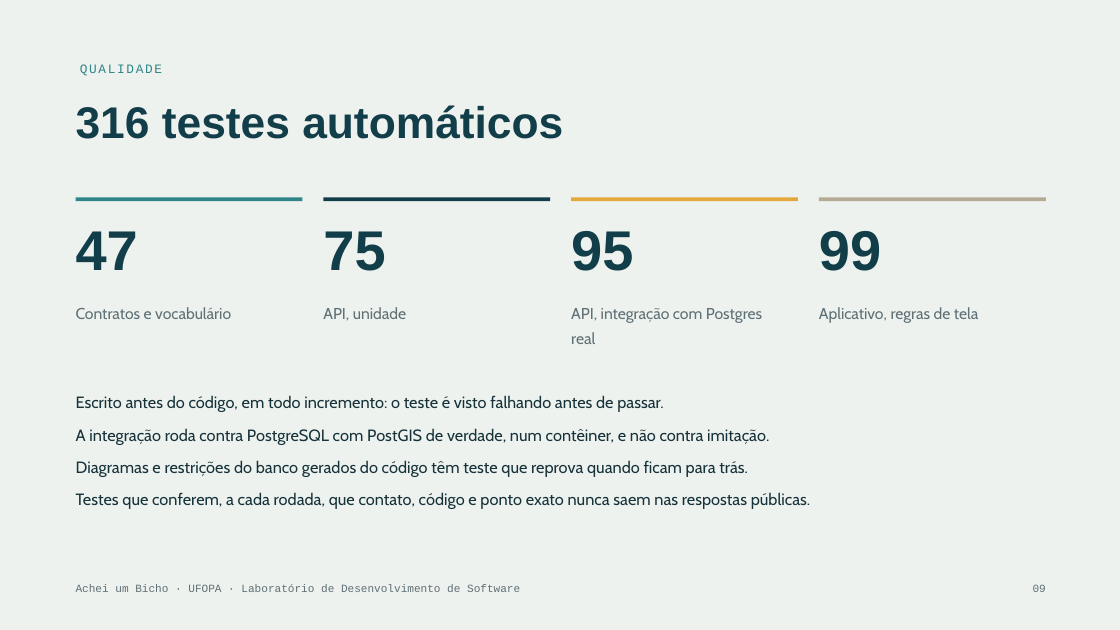
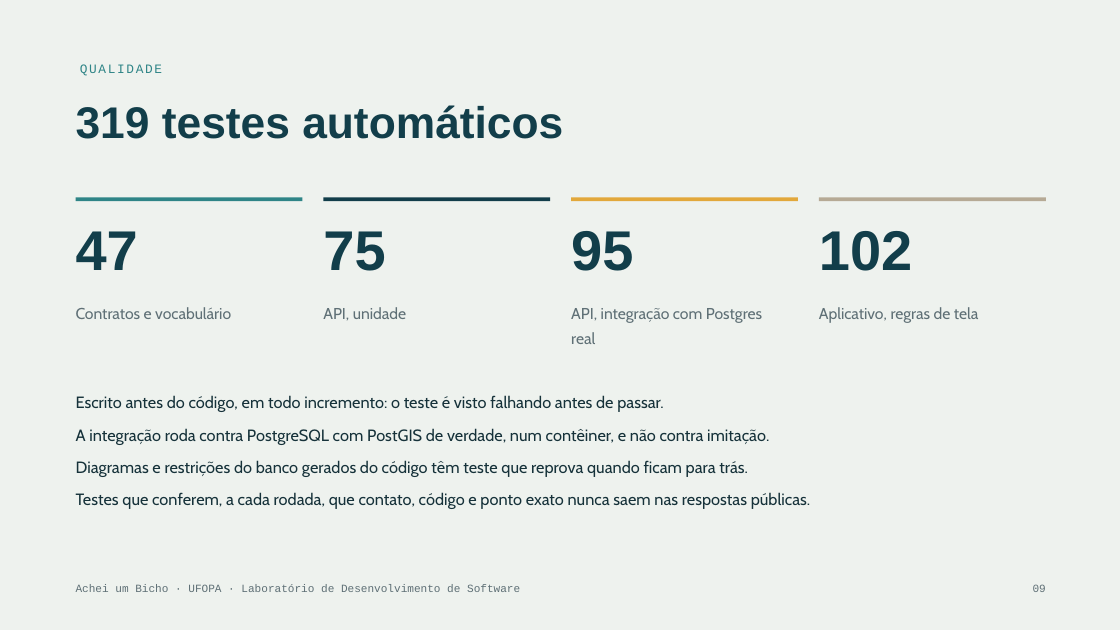
Before and after one commit to RNobre1/achei-um-bicho, a slide deck: slide 9 of Achei_um_Bicho_Alpha.pptx. Drawn at 1120x630 pixels with LibreOffice and Linux fonts; fonts in the diff are those of the drawing. Boxes give left, top, right and bottom in pixels: in the first picture for what was removed or moved away, otherwise in the second. Text is boxed around its words. In the diff, an @@ line names an element or a change of style, - is before the commit and + after.

Commit message:
docs(alpha): slides com 319 testes

```diff
--- a/Achei_um_Bicho_Alpha.pptx
+++ b/Achei_um_Bicho_Alpha.pptx
@@ text at bbox=[76, 105, 563, 139]: text changed @@
-316 testes automáticos
+319 testes automáticos
@@ text at bbox=[819, 231, 912, 271]: text changed @@
-99
+102
```
Also in this commit, not shown: 2 other files.
